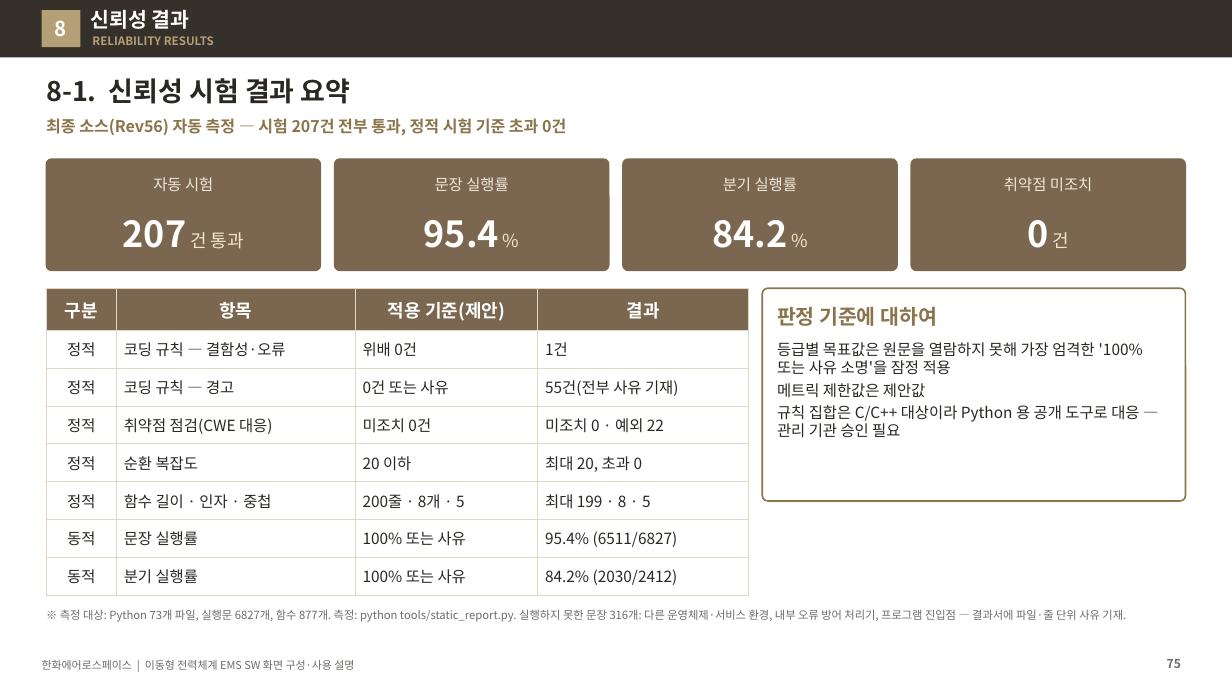
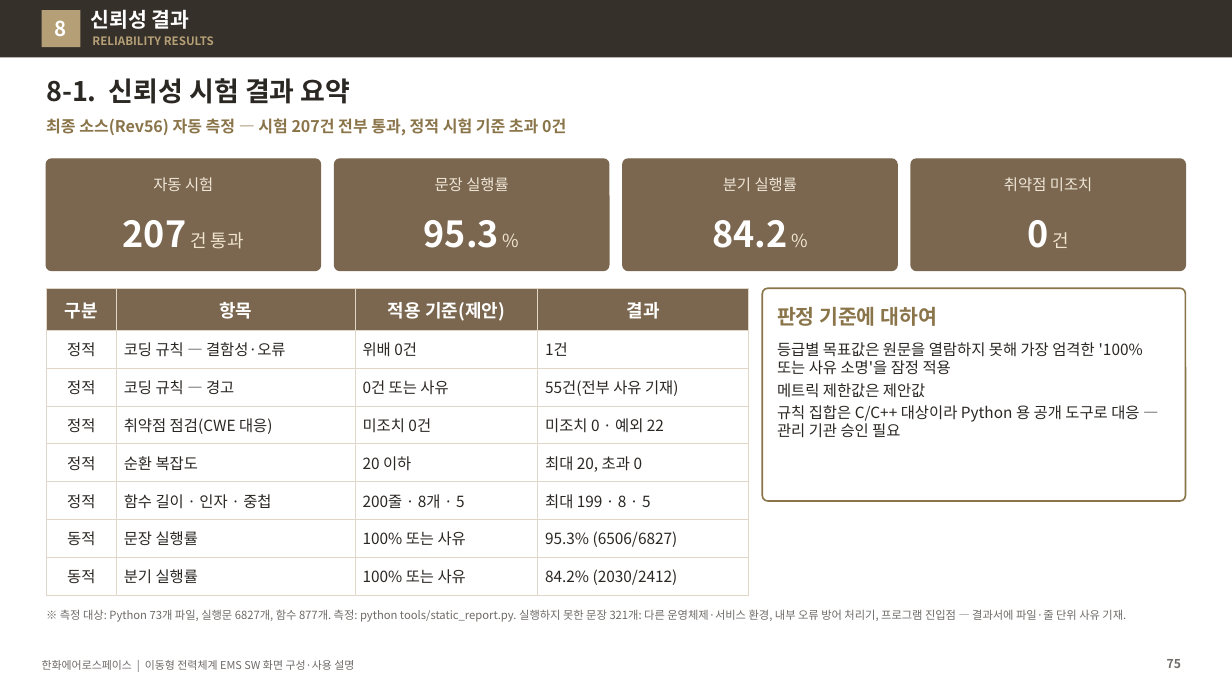
Before and after one commit to byunjd112-hue/headroom, a slide deck: slide 75 of mobile_ems/docs/out/IFPS_EMS_SW_화면구성_사용설명_보고자료_Rev56.pptx. Drawn at 1232x693 pixels with LibreOffice and Linux fonts; fonts in the diff are those of the drawing. Boxes give left, top, right and bottom in pixels: in the first picture for what was removed or moved away, otherwise in the second. Text is boxed around its words. In the diff, an @@ line names an element or a change of style, - is before the commit and + after.

```diff
--- a/mobile_ems/docs/out/IFPS_EMS_SW_화면구성_사용설명_보고자료_Rev56.pptx
+++ b/mobile_ems/docs/out/IFPS_EMS_SW_화면구성_사용설명_보고자료_Rev56.pptx
@@ text at [424, 220, 499, 248]: text changed @@
-95.4 %
+95.3 %
@@ table at [46, 288, 749, 589] @@
-row 7, column 4: 95.4% (6511/6827)
+row 7, column 4: 95.3% (6506/6827)
@@ text at [60, 609, 1126, 622]: text changed @@
-※ 측정 대상: Python 73개 파일, 실행문 6827개, 함수 877개. 측정: python tools/static_report.py. 실행하지 못한 문장 316개: 다른 운영체제·서비스 환경, 내부 오류 방어 처리기, 프로그램 진입점 — 결과서에 파일·줄 단위 사유 기재.
+※ 측정 대상: Python 73개 파일, 실행문 6827개, 함수 877개. 측정: python tools/static_report.py. 실행하지 못한 문장 321개: 다른 운영체제·서비스 환경, 내부 오류 방어 처리기, 프로그램 진입점 — 결과서에 파일·줄 단위 사유 기재.
```
Also in this commit, not shown: 3 other slides changed, 21 other files.
